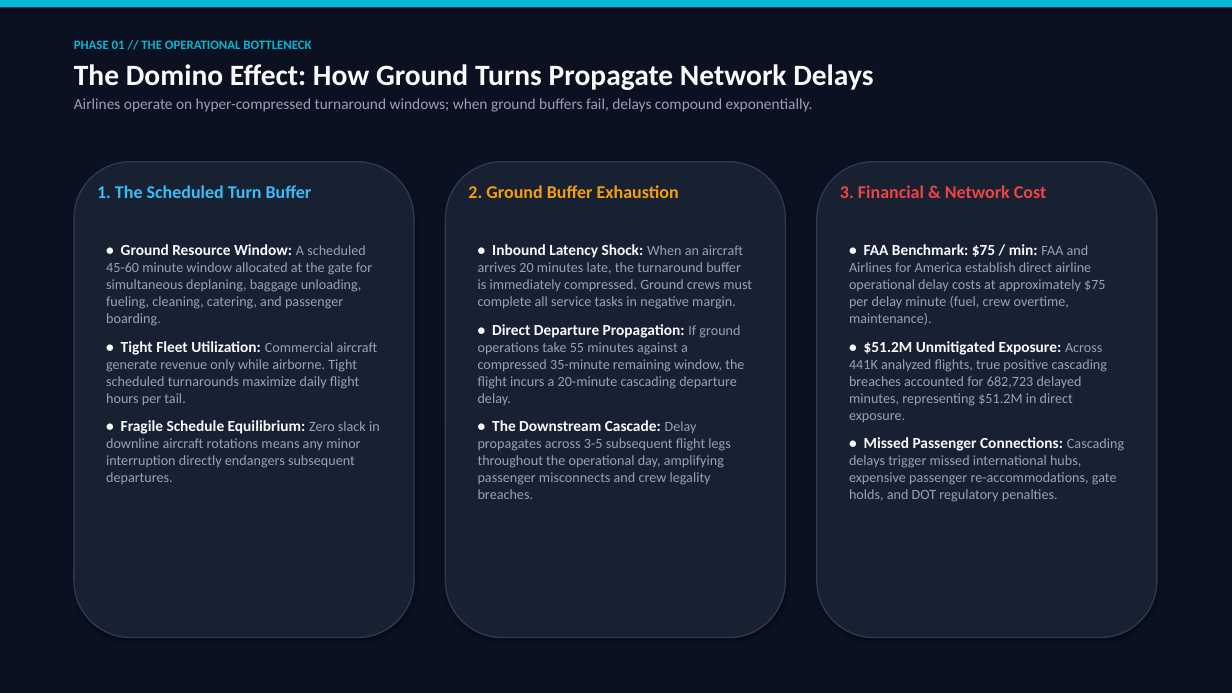
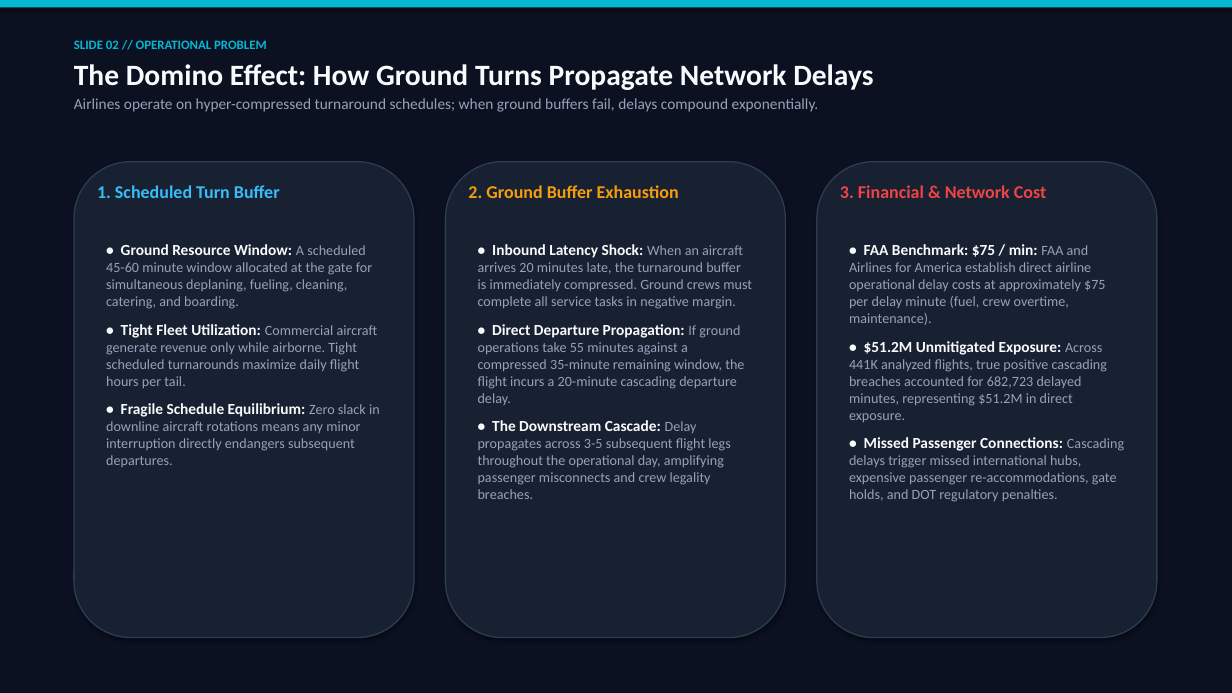
Before and after one commit to shreshth-nanda83/Turnaround-Optimization-Model, a slide deck: slide 2 of Workflow_Presentation.pptx. Drawn at 1232x693 pixels with LibreOffice and Linux fonts; fonts in the diff are those of the drawing. Boxes give left, top, right and bottom in pixels: in the first picture for what was removed or moved away, otherwise in the second. Text is boxed around its words. In the diff, an @@ line names an element or a change of style, - is before the commit and + after.

```diff
--- a/Workflow_Presentation.pptx
+++ b/Workflow_Presentation.pptx
@@ text at (x1=74, y1=40, x2=267, y2=49): text changed @@
-PHASE 01 // THE OPERATIONAL BOTTLENECK
+SLIDE 02 // OPERATIONAL PROBLEM
@@ text at (x1=74, y1=98, x2=819, y2=112): text changed @@
-Airlines operate on hyper-compressed turnaround windows; when ground buffers fail, delays compound exponentially.
+Airlines operate on hyper-compressed turnaround schedules; when ground buffers fail, delays compound exponentially.
@@ text at (x1=97, y1=185, x2=280, y2=198): text changed @@
-1. The Scheduled Turn Buffer
+1. Scheduled Turn Buffer
@@ text at (x1=106, y1=244, x2=372, y2=309): text changed @@
-• Ground Resource Window: A scheduled 45-60 minute window allocated at the gate for simultaneous deplaning, baggage unloading, fueling, cleaning, catering, and passenger boarding.
+• Ground Resource Window: A scheduled 45-60 minute window allocated at the gate for simultaneous deplaning, fueling, cleaning, catering, and boarding.
```
Also in this commit, not shown: 5 other slides changed, 2 slides removed, 2 other files.
